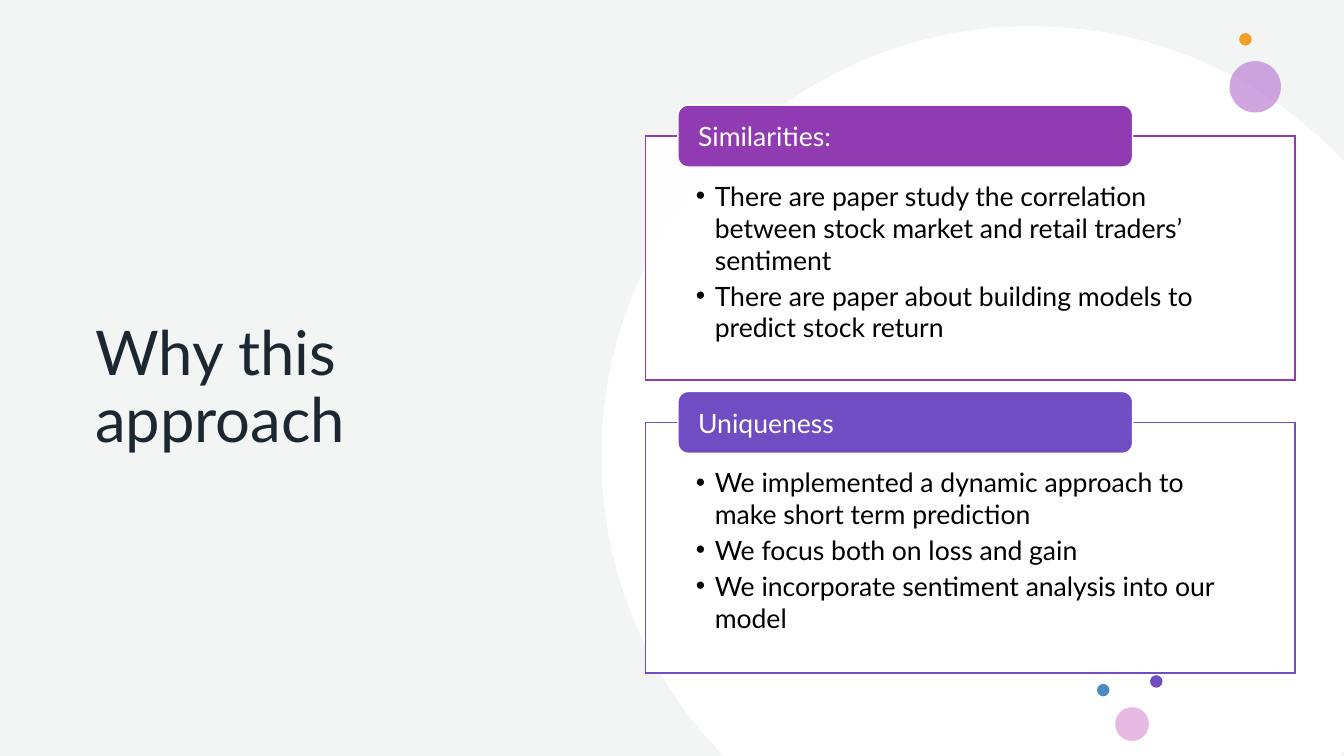
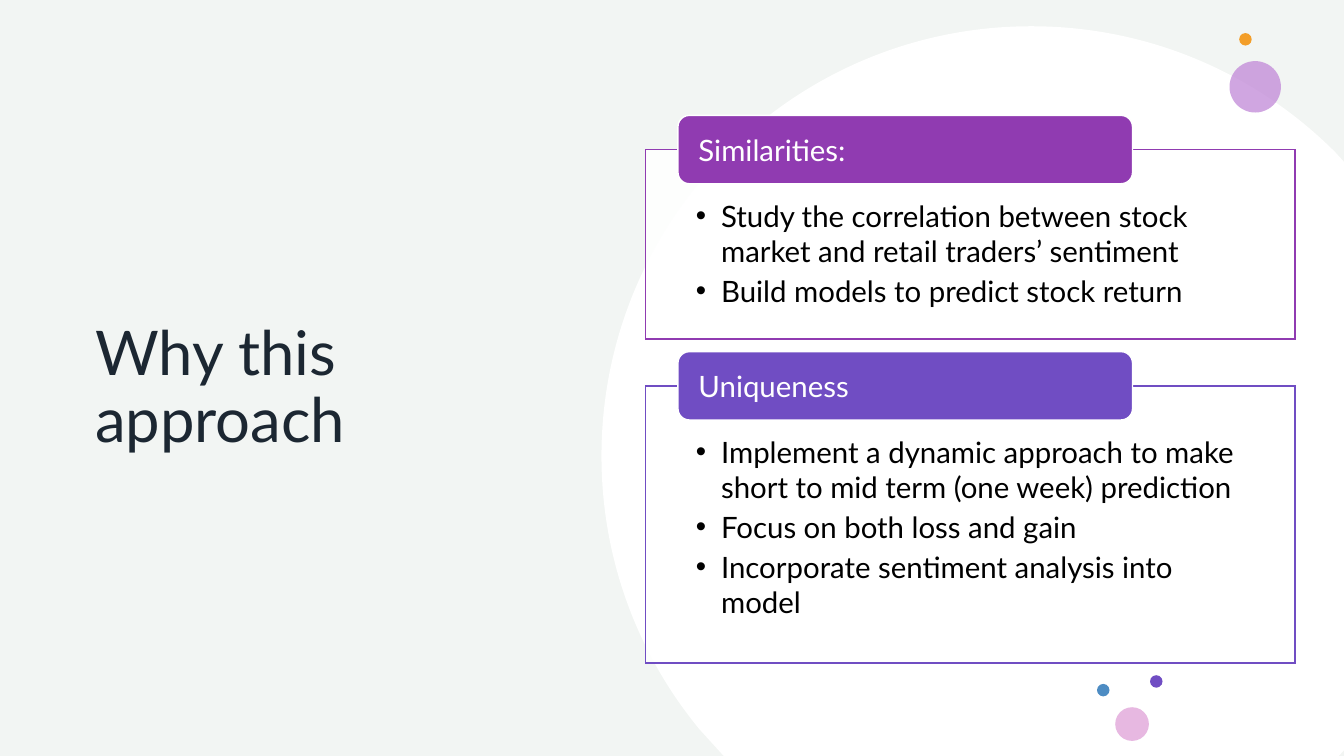
Before and after one commit to howie-zeng/Analyzing-Retail-Sentiment-and-Detecting-Trading-Signals, a slide deck: slide 5 of Presentation.pptx. Drawn at 1344x756 pixels with LibreOffice and Linux fonts; fonts in the diff are those of the drawing. Boxes give left, top, right and bottom in pixels: in the first picture for what was removed or moved away, otherwise in the second. Text is boxed around its words. In the diff, an @@ line names an element or a change of style, - is before the commit and + after.

```diff
--- a/Presentation.pptx
+++ b/Presentation.pptx
@@ rounded rectangle: place and size @@
-rounded rectangle at [679, 105, 1133, 166]
+rounded rectangle at [679, 116, 1133, 185]
@@ text "Similarities:": place and size @@
-text "Similarities:" at [698, 126, 831, 146]
+text "Similarities:" at [698, 139, 845, 162]
@@ text "Similarities:" at [698, 139, 845, 162]: size 19 to 21 pt @@
@@ rectangle: place and size @@
-rectangle at [645, 136, 1295, 380]
+rectangle at [645, 149, 1295, 339]
@@ text at [721, 205, 1188, 307]: text changed; size 19 to 21 pt @@
-  • There are paper study the correlation between stock market and retail traders’ sentiment
-  • There are paper about building models to predict stock return
+  • Study the correlation between stock market and retail traders’ sentiment
+  • Build models to predict stock return
@@ rounded rectangle: place and size @@
-rounded rectangle at [679, 391, 1133, 453]
+rounded rectangle at [679, 352, 1133, 420]
@@ text "Uniqueness" at [698, 375, 848, 402]: size 19 to 21 pt @@
@@ text "Uniqueness": place and size @@
-text "Uniqueness" at [698, 413, 834, 438]
+text "Uniqueness" at [698, 375, 848, 402]
@@ rectangle: place and size @@
-rectangle at [645, 422, 1295, 674]
+rectangle at [645, 386, 1295, 663]
@@ text at [721, 441, 1233, 614]: text changed; size 19 to 21 pt @@
-  • We implemented a dynamic approach to make short term prediction
-  • We focus both on loss and gain
-  • We incorporate sentiment analysis into our model
+  • Implement a dynamic approach to make short to mid term (one week) prediction
+  • Focus on both loss and gain
+  • Incorporate sentiment analysis into model
```
Also in this commit, not shown: 3 other slides changed.
